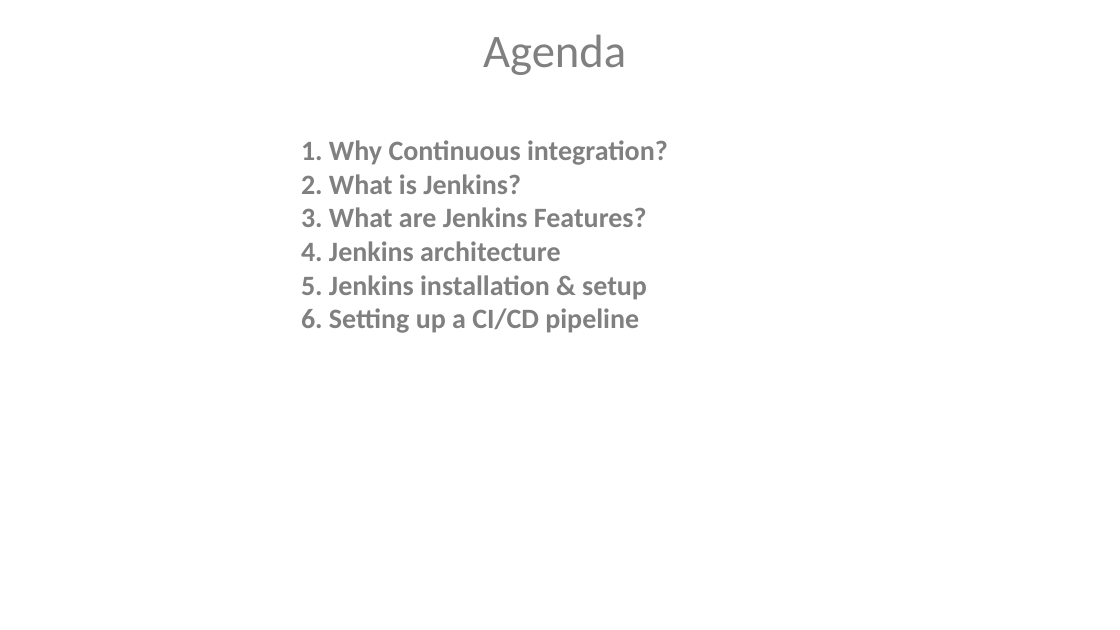
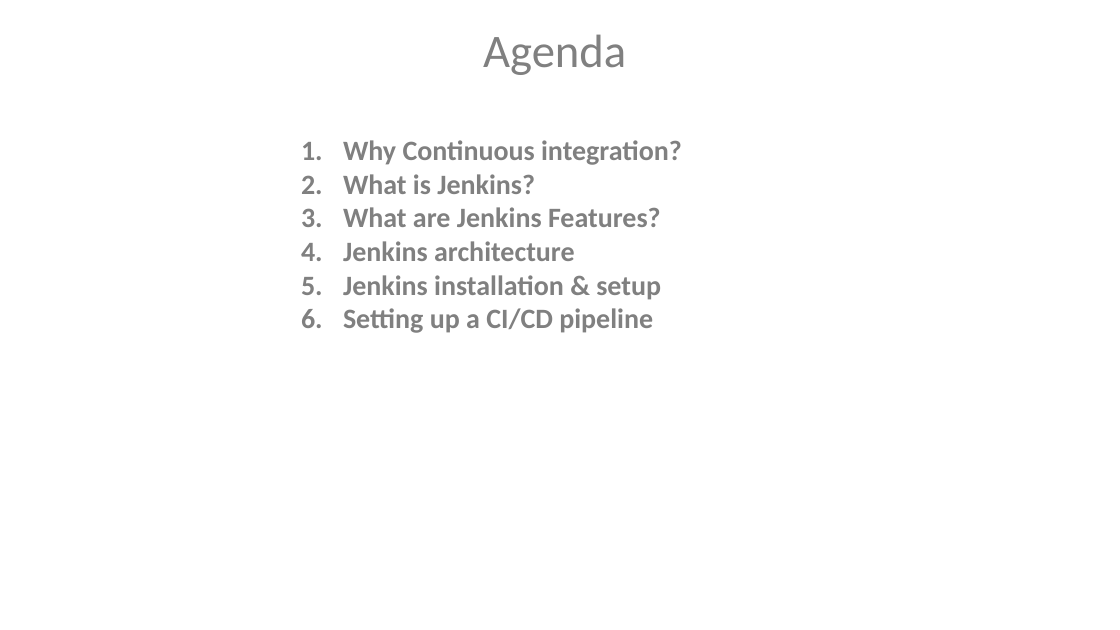
Before and after one commit to VaijinathHarbak/DevOpsDemo, a slide deck: slide 24 of DevOps.pptx. Drawn at 1120x630 pixels with LibreOffice and Linux fonts; fonts in the diff are those of the drawing. Boxes give left, top, right and bottom in pixels: in the first picture for what was removed or moved away, otherwise in the second. Text is boxed around its words. In the diff, an @@ line names an element or a change of style, - is before the commit and + after.

Commit message:
updated ppt

```diff
--- a/DevOps.pptx
+++ b/DevOps.pptx
@@ text at (343, 140, 682, 333): text changed @@
-1. Why Continuous integration?
-2. What is Jenkins?
-3. What are Jenkins Features?
-4. Jenkins architecture
-5. Jenkins installation & setup
-6. Setting up a CI/CD pipeline
+1. Why Continuous integration?
+2. What is Jenkins?
+3. What are Jenkins Features?
+4. Jenkins architecture
+5. Jenkins installation & setup
+6. Setting up a CI/CD pipeline
```
Also in this commit, not shown: 6 slides added, 1 other file.
